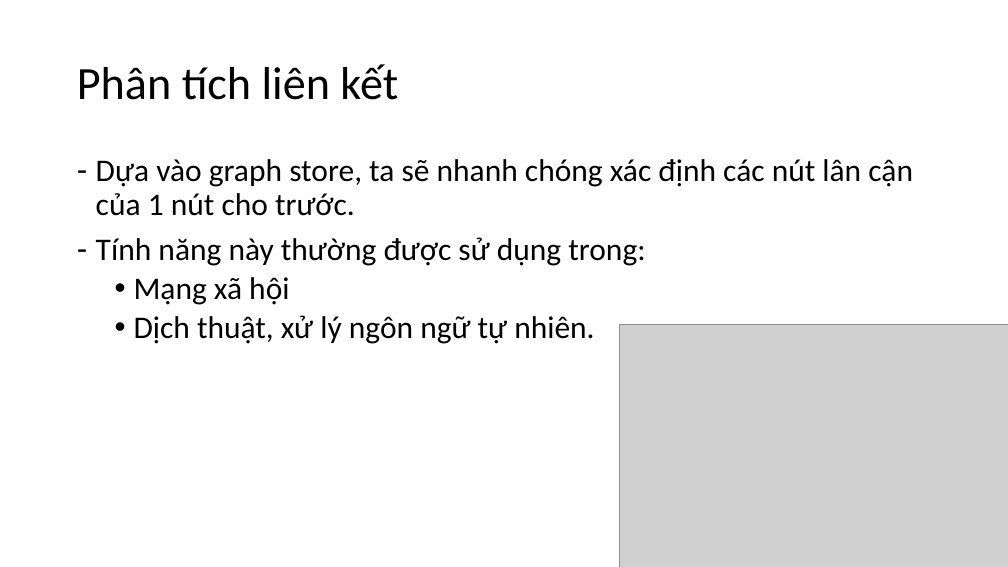
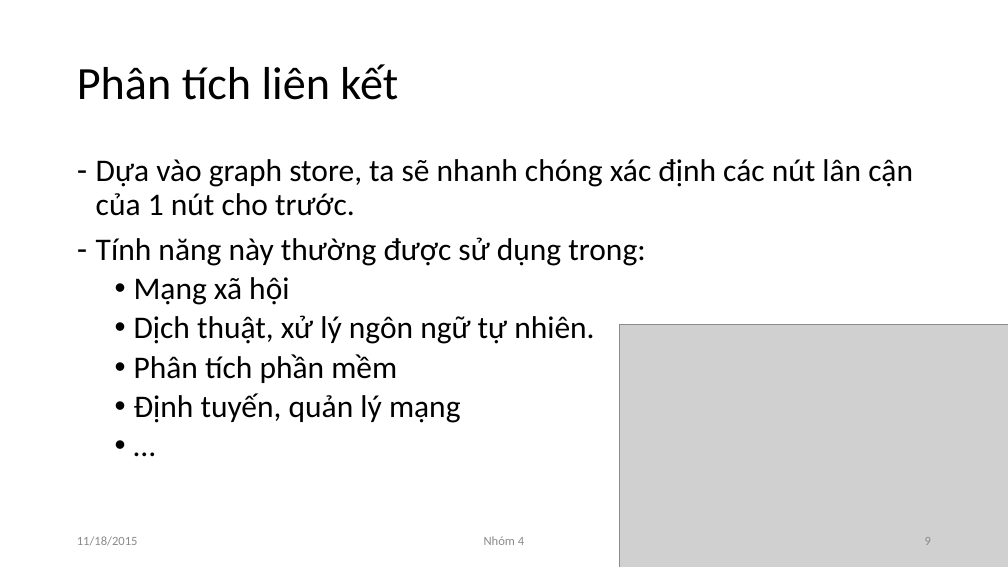
Before and after one commit to NguyenDucHoangLong/Group_4_HTTTHD, a slide deck: slide 9 of Document/Seminar/Slide/Slide_Nhóm 4.pptx. Drawn at 1008x567 pixels with LibreOffice and Linux fonts; fonts in the diff are those of the drawing; grey boxes stand for pictures. Boxes give left, top, right and bottom in pixels: in the first picture for what was removed or moved away, otherwise in the second. Text is boxed around its words. In the diff, an @@ line names an element or a change of style, - is before the commit and + after.

Commit message:
Xong phần graph store của Sỉ

```diff
--- a/Document/Seminar/Slide/Slide_Nhóm 4.pptx
+++ b/Document/Seminar/Slide/Slide_Nhóm 4.pptx
@@ text at [134, 354, 461, 423]: paragraphs added @@
+  • Phân tích phần mềm
+  • Định tuyến, quản lý mạng
+  • …
@@ text added at [77, 536, 138, 546], 12 pt, text #8C8C8C @@
+11/18/2015
@@ text added at [484, 536, 524, 545], 12 pt, text #8C8C8C @@
+Nhóm 4
@@ page number added at [925, 537, 931, 545], 12 pt, text #8C8C8C @@
+9
```
Also in this commit, not shown: 63 other slides changed, 1 slide added.
